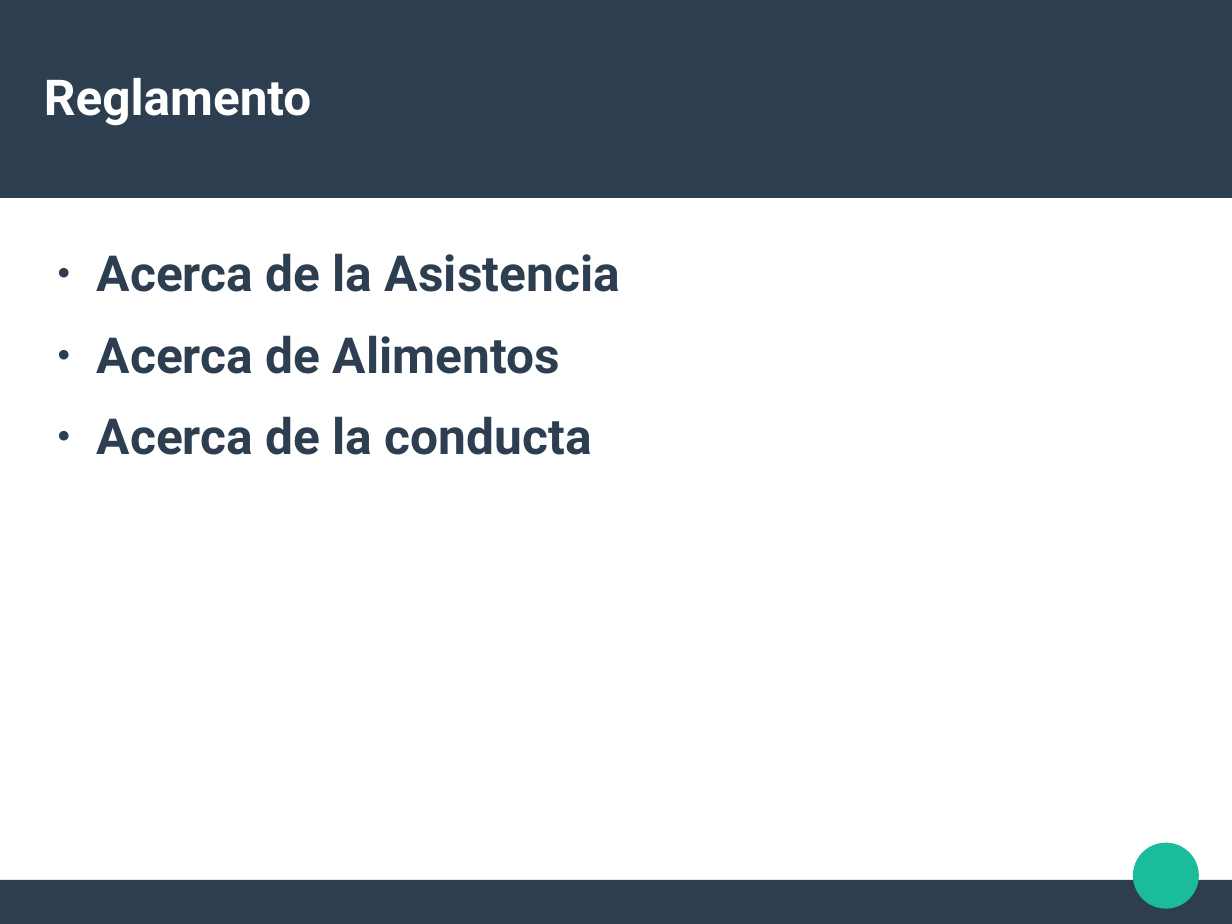
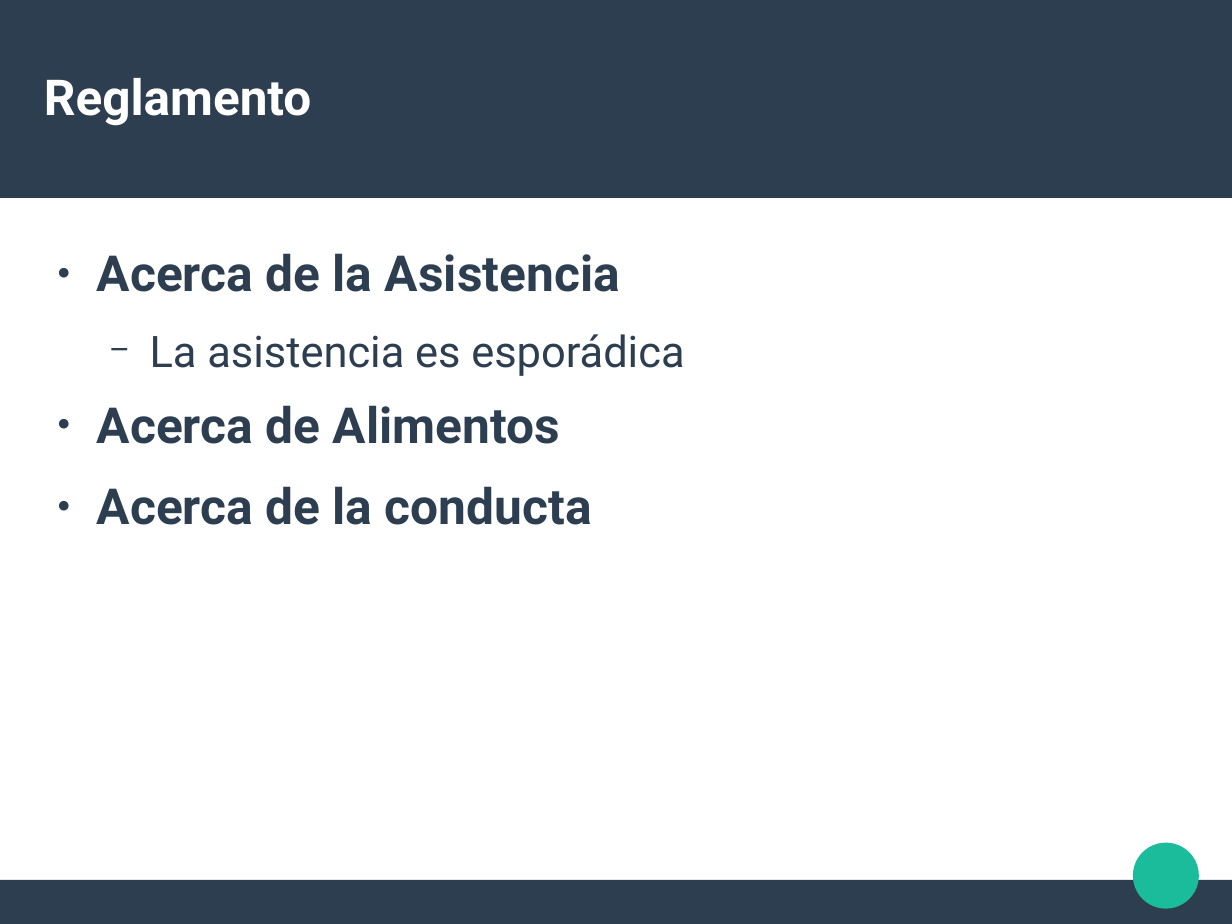
Before and after one commit to liowiki/EDA1-20192, a slide deck: slide 6 of Presentacion.odp. Drawn at 1232x924 pixels with LibreOffice and Linux fonts; fonts in the diff are those of the drawing. Boxes give left, top, right and bottom in pixels: in the first picture for what was removed or moved away, otherwise in the second. Text is boxed around its words. In the diff, an @@ line names an element or a change of style, - is before the commit and + after.

```diff
--- a/Presentacion.odp
+++ b/Presentacion.odp
@@ text at box(150, 334, 684, 376): paragraph added @@
+  − La asistencia es esporádica
```
Also in this commit, not shown: 3 other slides changed.
